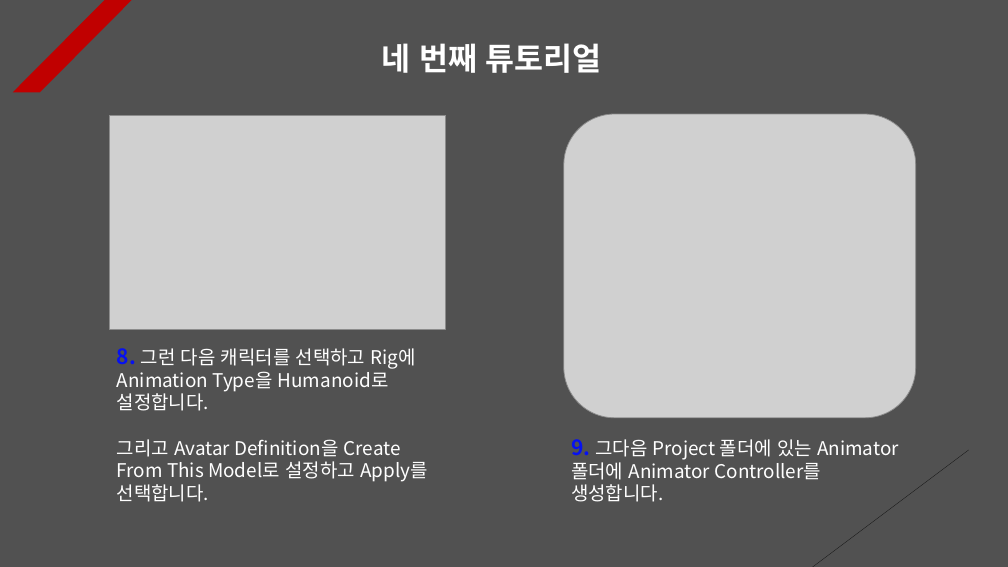
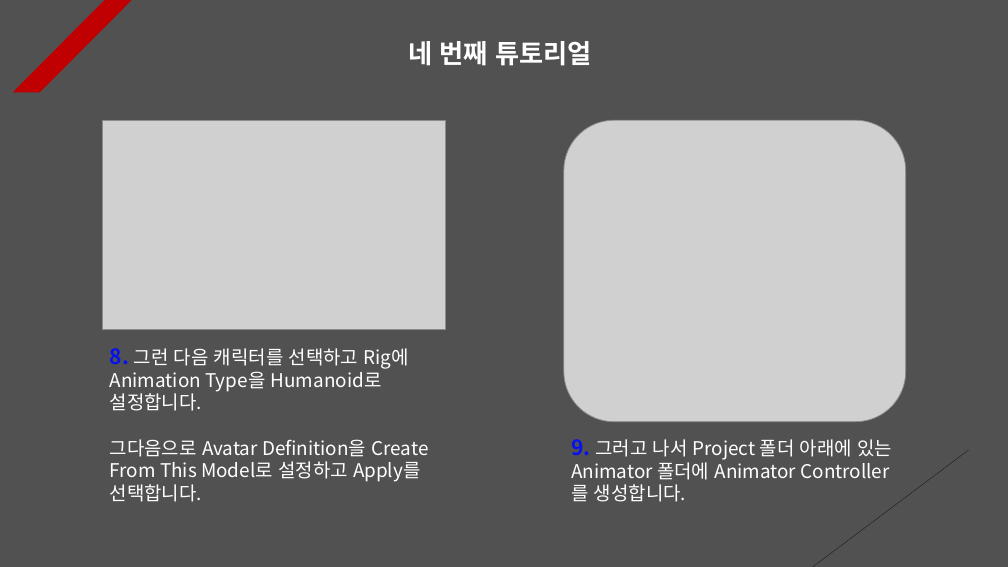
Before and after one commit to Unity2033/3D-UnityEngine, a slide deck: slide 4 of Assets/Class/Animation Retargeting/PPT Data/Animation Retargeting Example.pptx. Drawn at 1008x567 pixels with LibreOffice and Linux fonts; fonts in the diff are those of the drawing; grey boxes stand for pictures. Boxes give left, top, right and bottom in pixels: in the first picture for what was removed or moved away, otherwise in the second. Text is boxed around its words. In the diff, an @@ line names an element or a change of style, - is before the commit and + after.

```diff
--- a/Assets/Class/Animation Retargeting/PPT Data/Animation Retargeting Example.pptx
+++ b/Assets/Class/Animation Retargeting/PPT Data/Animation Retargeting Example.pptx
@@ text "네 번째 튜토리얼": place and size @@
-text "네 번째 튜토리얼" at <box>381,43,602,73</box>
+text "네 번째 튜토리얼" at <box>408,41,591,66</box>
@@ text "네 번째 튜토리얼" at <box>408,41,591,66</box>: size 30 to 25 pt; alignment left to centre @@
@@ picture: place and size @@
-picture at <box>110,115,446,329</box>
+picture at <box>102,120,445,329</box>
@@ picture: place and size @@
-picture at <box>564,114,916,418</box>
+picture at <box>564,120,906,422</box>
@@ text "8. 그런 다음 캐릭터를 선택하고 ...": place and size @@
-text "8. 그런 다음 캐릭터를 선택하고 ..." at <box>117,348,428,502</box>
+text "8. 그런 다음 캐릭터를 선택하고 ..." at <box>110,348,429,502</box>
@@ text at <box>110,439,429,502</box>: text changed @@
-그리고 Avatar Definition을 Create From This Model로 설정하고 Apply를 선택합니다.
+그다음으로 Avatar Definition을 Create From This Model로 설정하고 Apply를 선택합니다.
@@ text at <box>571,439,892,502</box>: text changed @@
-9. 그다음 Project 폴더에 있는 Animator 폴더에 Animator Controller를 생성합니다.
+9. 그러고 나서 Project 폴더 아래에 있는 Animator 폴더에 Animator Controller를 생성합니다.
```
Also in this commit, not shown: 13 other slides changed, 15 other files.
